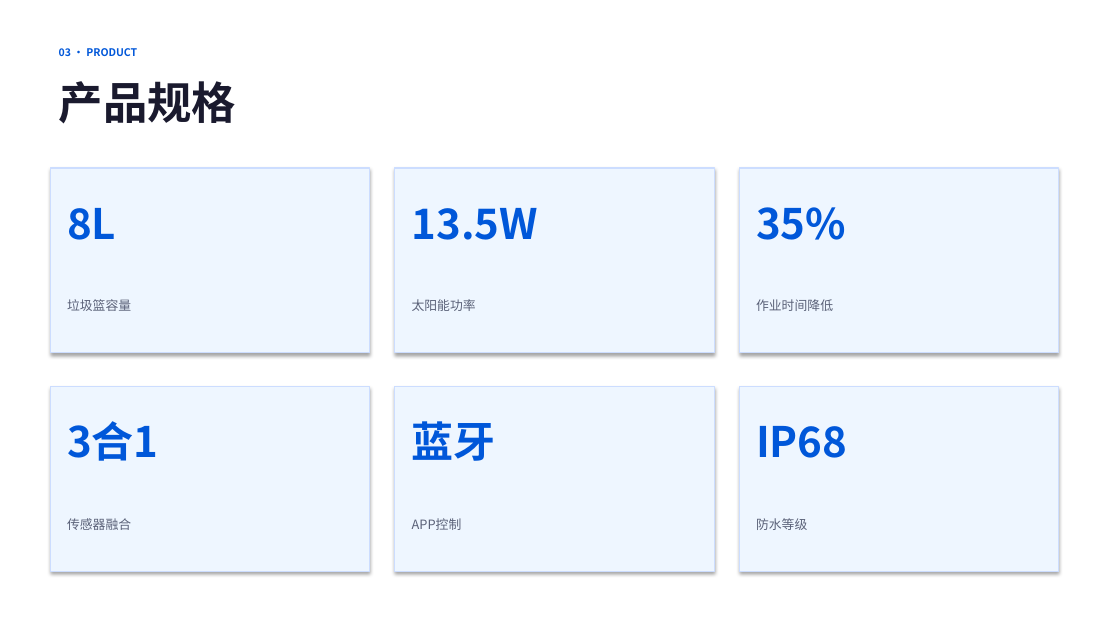
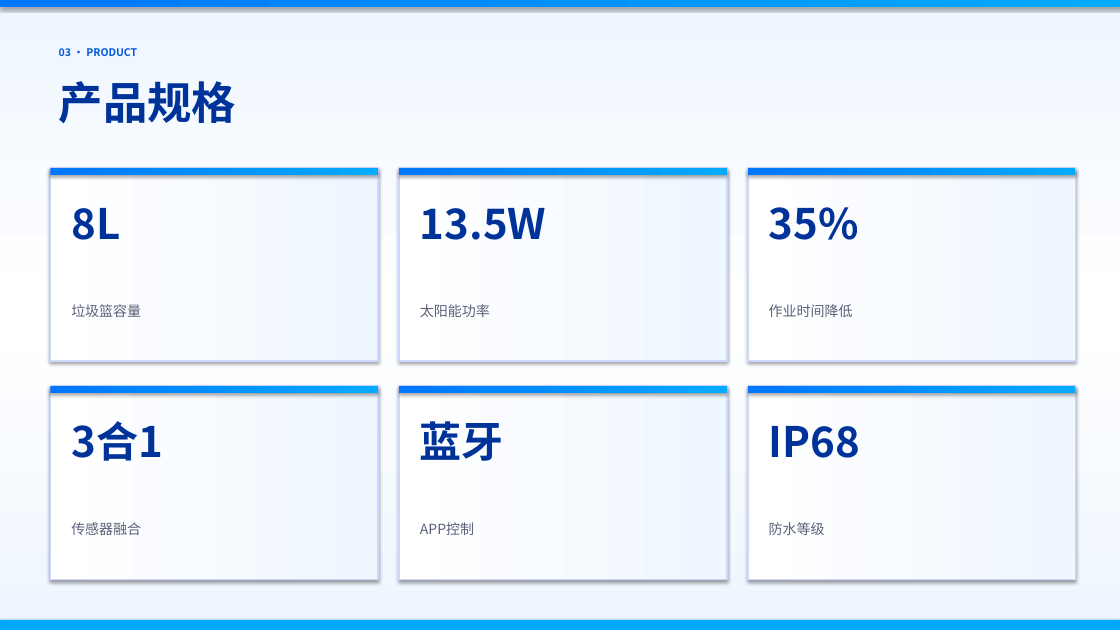
Before and after one commit to Luoyi-Gan/zhishui-landing, a slide deck: slide 6 of 智水清源-路演模版.pptx. Drawn at 1120x630 pixels with LibreOffice and Linux fonts; fonts in the diff are those of the drawing. Boxes give left, top, right and bottom in pixels: in the first picture for what was removed or moved away, otherwise in the second. Text is boxed around its words. In the diff, an @@ line names an element or a change of style, - is before the commit and + after.

```diff
--- a/智水清源-路演模版.pptx
+++ b/智水清源-路演模版.pptx
@@ background #FFFFFF to gradient #EEF6FF to #FFFFFF @@
@@ rectangle added at (0, 0, 1120, 7), fill gradient #0077FF to #00AAFF @@
@@ text "产品规格" at (59, 81, 236, 124): text colour #1A1A2E to gradient #003399 to #0057D9 @@
@@ rectangle: place and size @@
-rectangle at (50, 168, 370, 353)
+rectangle at (50, 168, 378, 361)
@@ rectangle added at (50, 168, 378, 175), fill gradient #0077FF to #00AAFF @@
@@ rectangle: place and size @@
-rectangle at (395, 168, 714, 353)
+rectangle at (399, 168, 727, 361)
@@ rectangle: place and size @@
-rectangle at (739, 168, 1059, 353)
+rectangle at (399, 168, 727, 175)
@@ rectangle at (399, 168, 727, 175): fill #EEF6FF to gradient #0077FF to #00AAFF; outline #CCDDFF 1 pt to none @@
@@ rectangle: place and size @@
-rectangle at (50, 386, 370, 571)
+rectangle at (748, 168, 1075, 361)
@@ rectangle added at (748, 168, 1075, 175), fill gradient #0077FF to #00AAFF @@
@@ text "太阳能功率": place and size @@
-text "太阳能功率" at (412, 299, 476, 311)
+text "太阳能功率" at (420, 304, 490, 317)
@@ text "作业时间降低": place and size @@
-text "作业时间降低" at (756, 299, 833, 311)
+text "作业时间降低" at (769, 304, 853, 317)
@@ rectangle added at (50, 386, 378, 580), fill gradient #FFFFFF to #EEF6FF, outline #CCD8FF 1.5 pt @@
@@ rectangle added at (50, 386, 378, 393), fill gradient #0077FF to #00AAFF @@
@@ rectangle: place and size @@
-rectangle at (395, 386, 714, 571)
+rectangle at (399, 386, 727, 580)
@@ rectangle added at (399, 386, 727, 393), fill gradient #0077FF to #00AAFF @@
@@ fill #EEF6FF to gradient #FFFFFF to #EEF6FF; outline #CCDDFF 1 pt to #CCD8FF 1.5 pt in 5 elements at (748, 168, 1075, 361), (50, 168, 378, 361), (399, 168, 727, 361), (399, 386, 727, 580), (748, 386, 1075, 580) @@
@@ rectangle: place and size @@
-rectangle at (739, 386, 1059, 571)
+rectangle at (748, 386, 1075, 580)
@@ rectangle added at (748, 386, 1075, 393), fill gradient #0077FF to #00AAFF @@
@@ text colour #0057D9 to gradient #003399 to #0057D9 in 6 elements at (71, 208, 120, 240), (71, 421, 163, 461), (420, 208, 546, 240), (420, 421, 504, 461), (769, 207, 859, 240), (769, 426, 860, 458) @@
@@ 4 texts: place and size @@
-4 texts at (412, 207, 847, 461)
+4 texts at (420, 207, 860, 461)
@@ text "APP控制": place and size @@
-text "APP控制" at (412, 518, 462, 530)
+text "APP控制" at (420, 522, 474, 535)
@@ size 11 to 12 pt in 6 elements at (71, 304, 141, 317), (71, 522, 141, 535), (420, 304, 490, 317), (420, 522, 474, 535), (769, 304, 853, 317), (769, 522, 825, 535) @@
@@ text "防水等级": place and size @@
-text "防水等级" at (756, 518, 807, 530)
+text "防水等级" at (769, 522, 825, 535)
@@ rectangle: place and size @@
-rectangle at (0, 0, 1120, 630)
+rectangle at (0, 620, 1120, 630)
@@ rectangle at (0, 620, 1120, 630): fill #FFFFFF to #00AAFF @@
```
Also in this commit, not shown: 11 other slides changed, 1 other file.
